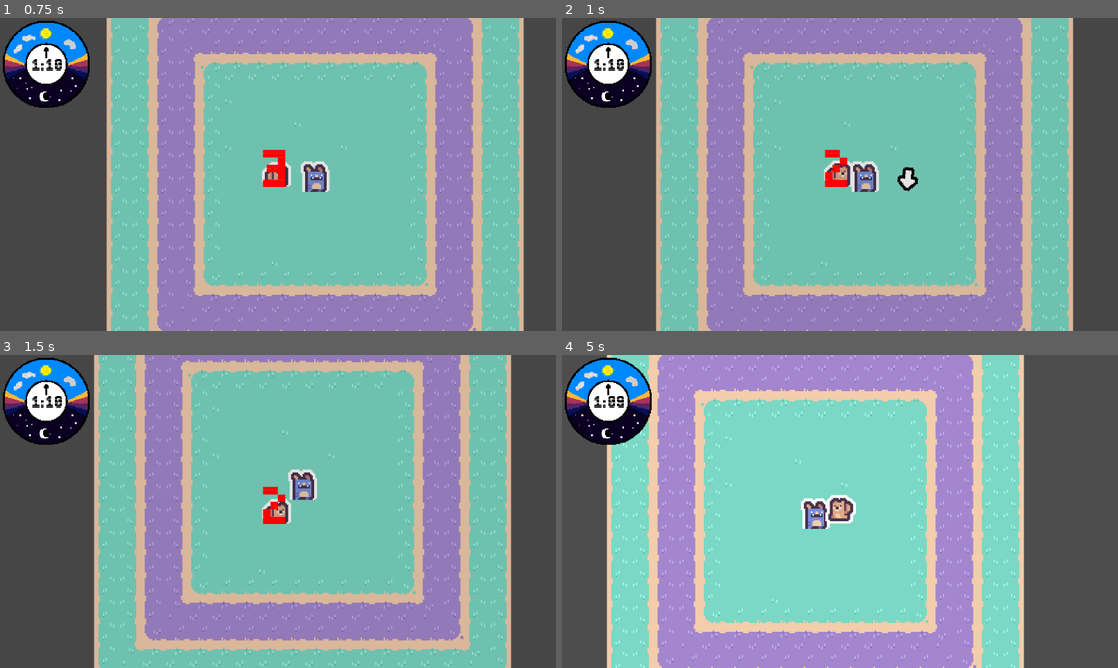
Above: before the commit, frames 1-4 (two rows, left to right).
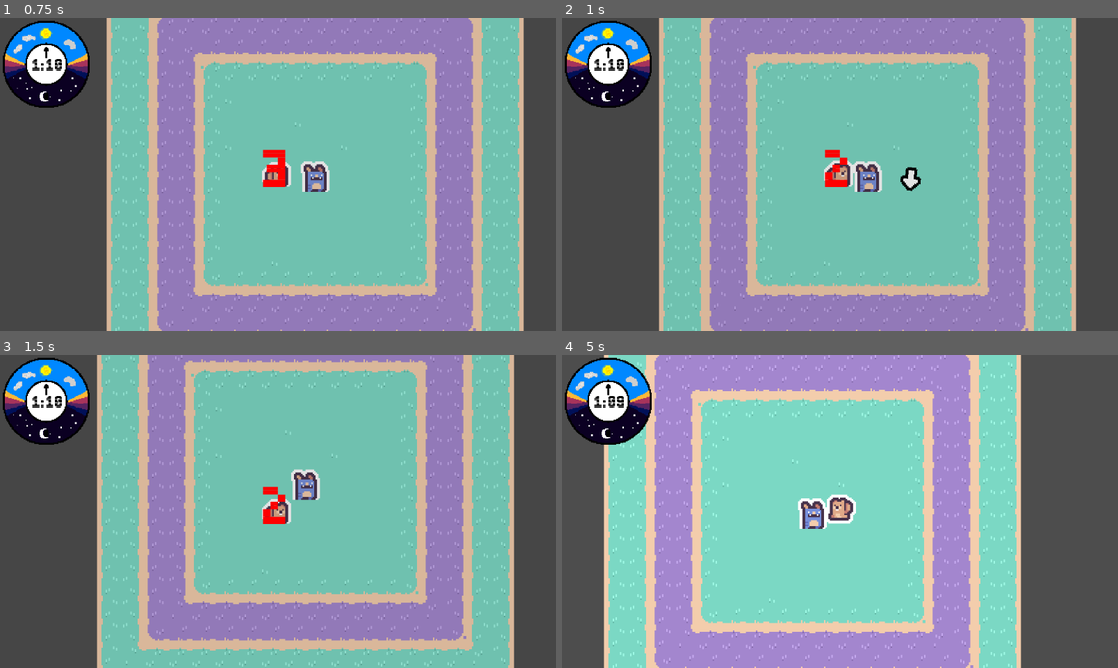
Above: after the commit, the same moments.

Repository: Sosenteam/groundhog-stealth
Game: Godot game, scene res://world.tscn
The game is run twice, just before and just after one commit, with the same random seed, the same clock (stepped at 60 frames per second) and the same inputs.
Inputs:
- Up to frame 1 (0.75 s): tap Enter at 0.5 s; hold D (move_right) from 0.53 s (still down); hold Space (move_dash) from 0.53 s (still down)
- Up to frame 2 (1 s): keep holding D (move_right); keep holding Space (move_dash)
- Up to frame 3 (1.5 s): release D (move_right) at 1.28 s; release Space (move_dash) at 1.28 s; hold S (move_down) from 1.28 s (still down); tap Space (move_dash) at 1.35 s
- Up to frame 4 (5 s): release S (move_down) at 2.03 s; hold D (move_right) 2.03-2.78 s; hold Space (move_dash) 2.03-2.78 s; hold W (move_up) 2.78-3.53 s; tap Space (move_dash) at 2.85, 4.35 s; hold Space (move_dash) 3.53-4.28 s; hold A (move_left) from 3.53 s (still down)

Frame 1 is identical in both runs. In frame 2, 9.6% of the frame differs, in the area x 16-93%, y 0-100%; in frame 3, 9.5%; in frame 4, 9.3%.

Commit message:
Bush, Rock, Stump | Still needs bush slow down

Diff:
--- /dev/null
+++ b/bush.gd
@@ -0,0 +1,17 @@
+extends StaticBody2D
+
+
+# Called when the node enters the scene tree for the first time.
+func _ready() -> void:
+	$Bush.rotation_degrees = randi_range(-180,180)
+	var i = randi() % 2
+	if (i == 1):
+		$Berries.rotation_degrees = randi_range(-180,180)
+	else:
+		$Berries.hide()
+
+
+
+# Called every frame. 'delta' is the elapsed time since the previous frame.
+func _process(delta: float) -> void:
+	pass
--- /dev/null
+++ b/bush.tscn
@@ -0,0 +1,45 @@
+[gd_scene format=3 uid="uid://b5ict5n64pgep"]
+
+[ext_resource type="Script" uid="uid://dxa827u8niohb" path="res://bush.gd" id="1_ilexf"]
+[ext_resource type="Texture2D" uid="uid://w4h0m0om6key" path="res://assets/collision-objects/Bush.png" id="2_ki2aw"]
+[ext_resource type="Texture2D" uid="uid://ca3q3u7kfrgf5" path="res://assets/collision-objects/bushberries.png" id="3_ahiml"]
+
+[sub_resource type="CircleShape2D" id="CircleShape2D_ki2aw"]
+radius = 6.0
+
+[sub_resource type="CircleShape2D" id="CircleShape2D_ilexf"]
+
+[node name="Bush" type="StaticBody2D" unique_id=1343990639]
+script = ExtResource("1_ilexf")
+
+[node name="Bush" type="Sprite2D" parent="." unique_id=2119902190]
+scale = Vector2(0.5, 0.5)
+texture = ExtResource("2_ki2aw")
+
+[node name="Berries" type="Sprite2D" parent="." unique_id=1401392053]
+scale = Vector2(0.5, 0.5)
+texture = ExtResource("3_ahiml")
+
+[node name="Area2D" type="Area2D" parent="." unique_id=1143503144]
+position = Vector2(5, -4)
+collision_layer = 8
+collision_mask = 8
+
+[node name="CollisionShape2D5" type="CollisionShape2D" parent="Area2D" unique_id=1262277136]
+position = Vector2(-4, 16)
+shape = SubResource("CircleShape2D_ki2aw")
+
+[node name="CollisionShape2D" type="CollisionShape2D" parent="Area2D" unique_id=1088935614]
+shape = SubResource("CircleShape2D_ilexf")
+
+[node name="CollisionShape2D2" type="CollisionShape2D" parent="Area2D" unique_id=950284690]
+position = Vector2(-11, 0)
+shape = SubResource("CircleShape2D_ilexf")
+
+[node name="CollisionShape2D3" type="CollisionShape2D" parent="Area2D" unique_id=1132812158]
+position = Vector2(-9, 5)
+shape = SubResource("CircleShape2D_ilexf")
+
+[node name="CollisionShape2D4" type="CollisionShape2D" parent="Area2D" unique_id=1653219652]
+position = Vector2(0, 8)
+shape = SubResource("CircleShape2D_ilexf")
--- a/player.gd
+++ b/player.gd
@@ -26,6 +26,7 @@
 		$AnimatedSprite2D.flip_h = false
 
 
+
 	#animations
 	if(!$DashCooldown/DashActive.is_stopped()):
 		$AnimatedSprite2D.play("dashing")
--- a/player.tscn
+++ b/player.tscn
@@ -42,8 +42,8 @@
 }]
 
 [sub_resource type="CapsuleShape2D" id="CapsuleShape2D_onrkg"]
-radius = 7.0
-height = 16.0
+radius = 9.0
+height = 18.0
 
 [node name="Player" type="CharacterBody2D" unique_id=1038731677]
 collision_layer = 3
@@ -58,7 +58,14 @@
 animation = &"idle"
 frame_progress = 0.04971444
 
-[node name="CollisionShape2D" type="CollisionShape2D" parent="." unique_id=50871058]
+[node name="CollisionShape2D" type="CollisionShape2D" parent="." unique_id=1329803871]
+shape = SubResource("CapsuleShape2D_onrkg")
+
+[node name="Area2D" type="Area2D" parent="." unique_id=1514940831]
+collision_layer = 7
+collision_mask = 7
+
+[node name="CollisionShape2D" type="CollisionShape2D" parent="Area2D" unique_id=50871058]
 shape = SubResource("CapsuleShape2D_onrkg")
 
 [node name="DashCooldown" type="Timer" parent="." unique_id=720195993]
--- /dev/null
+++ b/rock.gd
@@ -0,0 +1,11 @@
+extends StaticBody2D
+
+
+# Called when the node enters the scene tree for the first time.
+func _ready() -> void:
+	pass
+
+
+# Called every frame. 'delta' is the elapsed time since the previous frame.
+func _process(delta: float) -> void:
+	pass
--- a/rock.tscn
+++ b/rock.tscn
@@ -2,12 +2,41 @@
 
 [ext_resource type="Texture2D" uid="uid://bfrgcre4aqmkv" path="res://assets/collision-objects/rock.png" id="1_o0qsl"]
 
+[sub_resource type="RectangleShape2D" id="RectangleShape2D_o0qsl"]
+size = Vector2(18, 19)
+
 [sub_resource type="RectangleShape2D" id="RectangleShape2D_68h2w"]
+size = Vector2(32.5, 29.25)
+
+[sub_resource type="RectangleShape2D" id="RectangleShape2D_wecdg"]
+size = Vector2(30, 36)
 
 [node name="Rock" type="StaticBody2D" unique_id=793963178]
+scale = Vector2(0.5, 0.5)
 
 [node name="Sprite2D" type="Sprite2D" parent="." unique_id=342456144]
 texture = ExtResource("1_o0qsl")
 
+[node name="CollisionShape2D6" type="CollisionShape2D" parent="." unique_id=135261674]
+position = Vector2(24, -18.5)
+shape = SubResource("RectangleShape2D_o0qsl")
+
 [node name="CollisionShape2D" type="CollisionShape2D" parent="." unique_id=1027987896]
+position = Vector2(-18.25, -20.625)
 shape = SubResource("RectangleShape2D_68h2w")
+
+[node name="CollisionShape2D2" type="CollisionShape2D" parent="." unique_id=112574696]
+position = Vector2(-13, 0)
+shape = SubResource("RectangleShape2D_68h2w")
+
+[node name="CollisionShape2D3" type="CollisionShape2D" parent="." unique_id=297600035]
+position = Vector2(-2, 16)
+shape = SubResource("RectangleShape2D_68h2w")
+
+[node name="CollisionShape2D5" type="CollisionShape2D" parent="." unique_id=1245172021]
+position = Vector2(11, -9)
+shape = SubResource("RectangleShape2D_68h2w")
+
+[node name="CollisionShape2D4" type="CollisionShape2D" parent="." unique_id=1287376638]
+position = Vector2(18, 17)
+shape = SubResource("RectangleShape2D_wecdg")
--- a/stump.tscn
+++ b/stump.tscn
@@ -14,4 +14,5 @@
 texture = ExtResource("1_tdylo")
 
 [node name="CollisionShape2D" type="CollisionShape2D" parent="." unique_id=771844939]
+scale = Vector2(0.99999994, 0.99999994)
 shape = SubResource("CircleShape2D_twbc7")
Binary file added: assets/collision-objects/Bush.png
Not shown, added: assets/collision-objects/Bush.png.import
Binary file added: assets/collision-objects/bushberries.png
Not shown, added: assets/collision-objects/bushberries.png.import
Binary file added: assets/phil (temporary)/down.png
Not shown, added: assets/phil (temporary)/down.png.import
Binary file added: assets/phil (temporary)/side.png
Not shown, added: assets/phil (temporary)/side.png.import
Binary file added: assets/phil (temporary)/sidedown.png
Not shown, added: assets/phil (temporary)/sidedown.png.import
Not shown, added: bush.gd.uid
Not shown, added: rock.gd.uid
